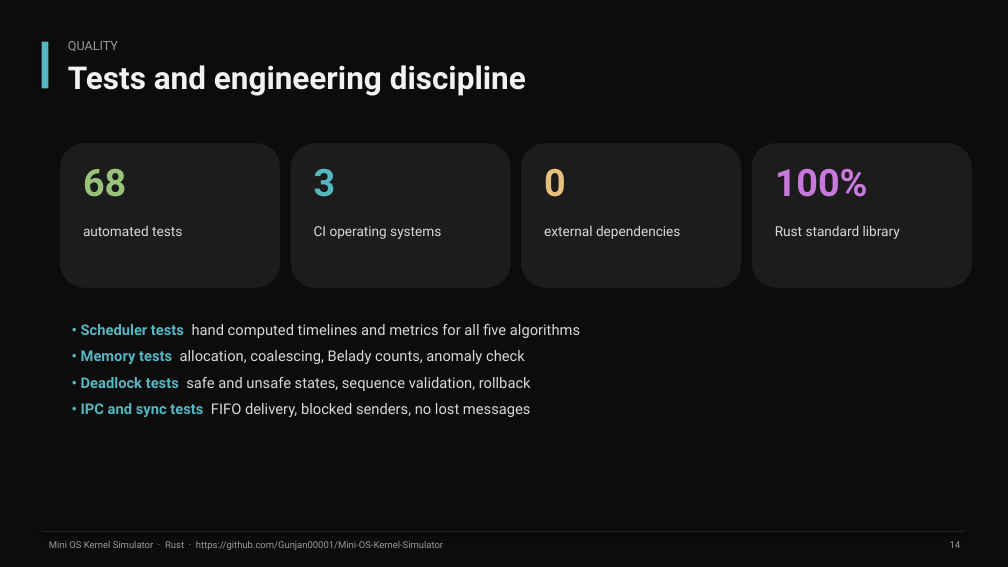
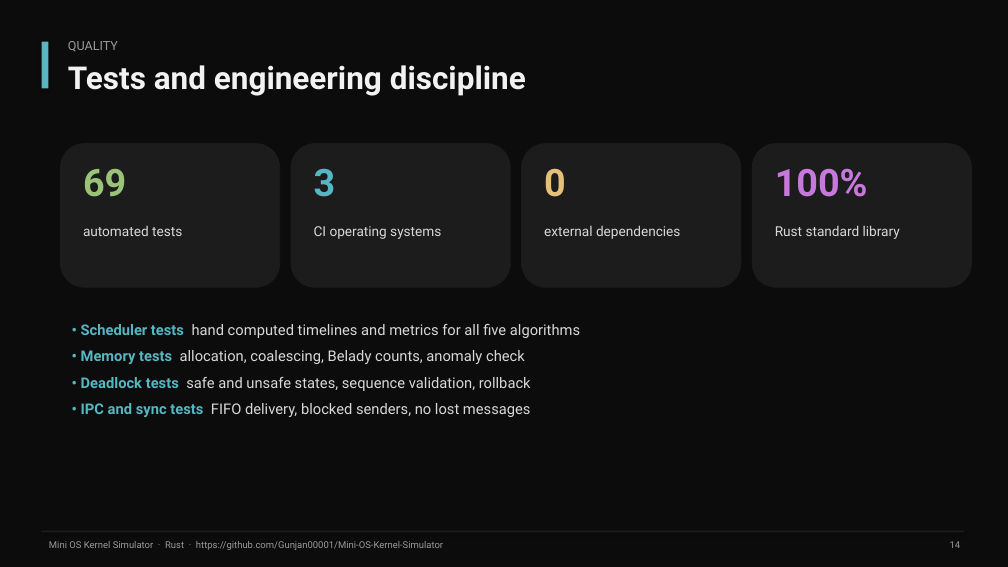
Before and after one commit to Gunjan00001/Mini-OS-Kernel-Simulator, a slide deck: slide 14 of docs/presentation/MiniOSKernel_Simulator.pptx. Drawn at 1008x567 pixels with LibreOffice and Linux fonts; fonts in the diff are those of the drawing. Boxes give left, top, right and bottom in pixels: in the first picture for what was removed or moved away, otherwise in the second. Text is boxed around its words. In the diff, an @@ line names an element or a change of style, - is before the commit and + after.

```diff
--- a/docs/presentation/MiniOSKernel_Simulator.pptx
+++ b/docs/presentation/MiniOSKernel_Simulator.pptx
@@ text at <box>83,169,126,197</box>: text changed @@
-68
+69
```
Also in this commit, not shown: 2 other slides changed, 12 other files.
